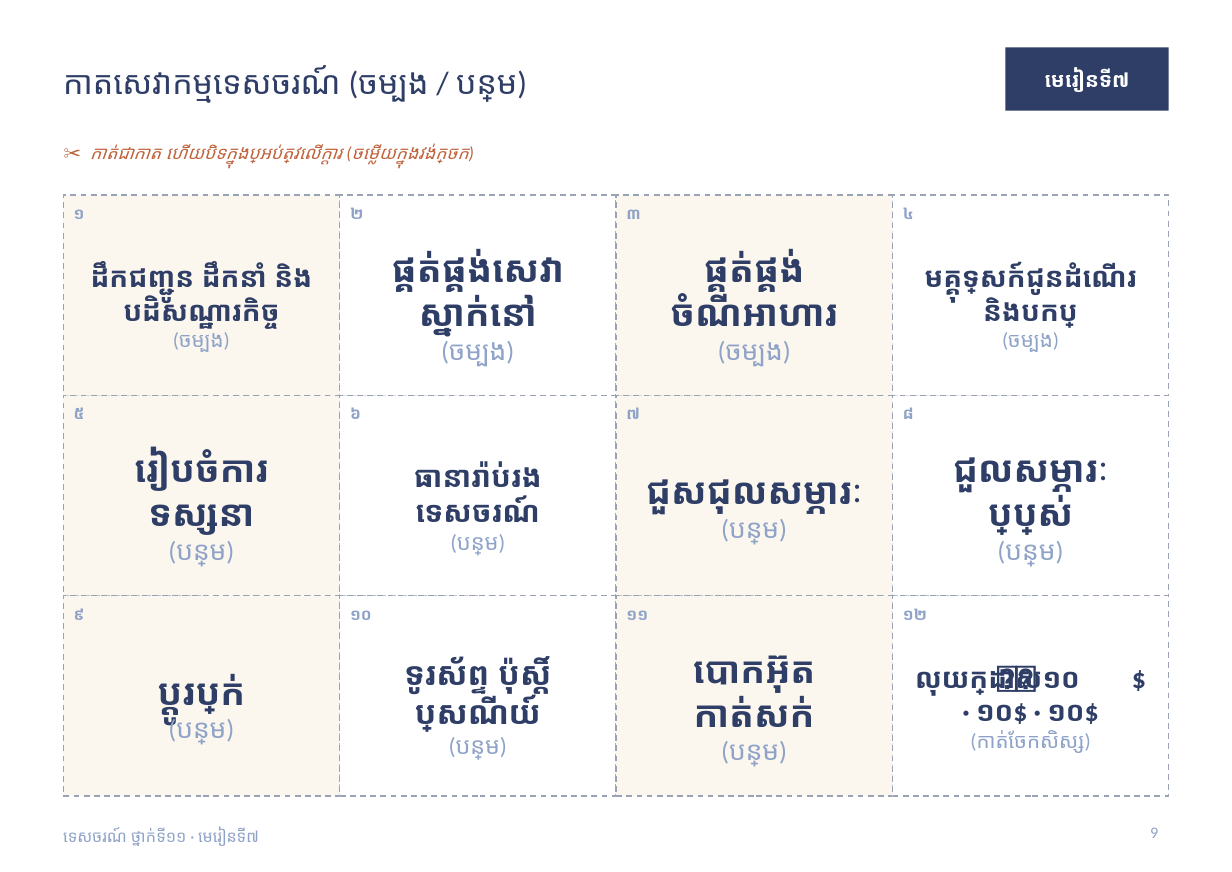
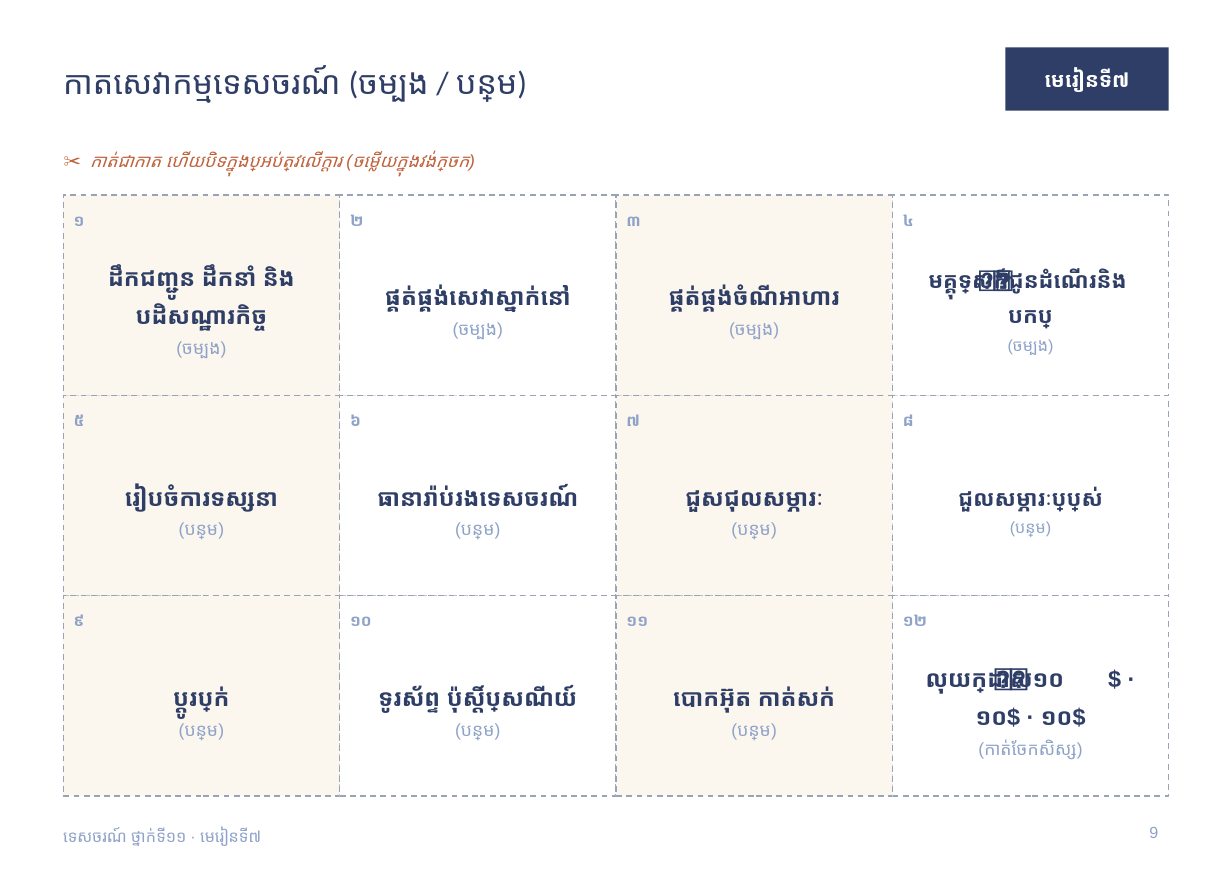
Before and after one commit to khgeo/tourism11, a slide deck: slide 9 of plan/slides/tourism11-lesson-07.pptx. Drawn at 1232x872 pixels with LibreOffice and Linux fonts; fonts in the diff are those of the drawing. Boxes give left, top, right and bottom in pixels: in the first picture for what was removed or moved away, otherwise in the second. Text is boxed around its words. In the diff, an @@ line names an element or a change of style, - is before the commit and + after.

```diff
--- a/plan/slides/tourism11-lesson-07.pptx
+++ b/plan/slides/tourism11-lesson-07.pptx
@@ text "ដឹកជញ្ជូន ដឹកនាំ និងបដិសណ្ឋារកិច្ច" at (108, 265, 295, 358): size 19 to 16 pt in "ដឹកជញ្ជូន ដឹកនាំ និងបដិសណ្ឋារកិច្ច"; font Calibri to Arial; size 14 to 12 pt in "(ចម្បង)"; line spacing 1 to 1.35 @@
@@ text "ផ្គត់ផ្គង់សេវាស្នាក់នៅ" at (385, 284, 571, 339): size 25 to 16 pt in "ផ្គត់ផ្គង់សេវាស្នាក់នៅ"; font Calibri to Arial; size 18 to 12 pt in "(ចម្បង)"; line spacing 1 to 1.35 @@
@@ text "ផ្គត់ផ្គង់ចំណីអាហារ" at (669, 284, 840, 339): size 25 to 16 pt in "ផ្គត់ផ្គង់ចំណីអាហារ"; font Calibri to Arial; size 18 to 12 pt in "(ចម្បង)"; line spacing 1 to 1.35 @@
@@ text "មគ្គុទ្ទេសក៍ជូនដំណើរ និងបកប្រែ" at (928, 268, 1081, 355): size 19 to 15 pt in "មគ្គុទ្ទេសក៍ជូនដំណើរ និងបកប្រែ"; font Calibri to Arial; size 14 to 11 pt in "(ចម្បង)"; line spacing 1 to 1.35 @@
@@ text "រៀបចំការទស្សនា" at (125, 484, 278, 539): size 25 to 16 pt in "រៀបចំការទស្សនា"; font Calibri to Arial; size 18 to 12 pt in "(បន្ថែម)"; line spacing 1 to 1.35 @@
@@ text "ធានារ៉ាប់រងទេសចរណ៍" at (377, 484, 570, 539): size 20 to 16 pt in "ធានារ៉ាប់រងទេសចរណ៍"; font Calibri to Arial; size 15 to 12 pt in "(បន្ថែម)"; line spacing 1 to 1.35 @@
@@ text "ជួសជុលសម្ភារៈ" at (685, 490, 823, 539): size 25 to 16 pt in "ជួសជុលសម្ភារៈ"; font Calibri to Arial; size 18 to 12 pt in "(បន្ថែម)"; line spacing 1 to 1.35 @@
@@ text "ជួលសម្ភារៈប្រើប្រាស់" at (958, 486, 1102, 537): size 25 to 15 pt in "ជួលសម្ភារៈប្រើប្រាស់"; font Calibri to Arial; size 18 to 11 pt in "(បន្ថែម)"; line spacing 1 to 1.35 @@
@@ text "ប្តូរប្រាក់" at (173, 686, 228, 740): size 25 to 16 pt in "ប្តូរប្រាក់"; font Calibri to Arial; size 18 to 12 pt in "(បន្ថែម)"; line spacing 1 to 1.35 @@
@@ text "ទូរស័ព្ទ ប៉ុស្តិ៍ប្រៃសណីយ៍" at (378, 685, 576, 740): size 22 to 16 pt in "ទូរស័ព្ទ ប៉ុស្តិ៍ប្រៃសណីយ៍"; font Calibri to Arial; size 16 to 12 pt in "(បន្ថែម)"; line spacing 1 to 1.35 @@
@@ text "បោកអ៊ុត កាត់សក់" at (673, 686, 834, 740): size 25 to 16 pt in "បោកអ៊ុត កាត់សក់"; font Calibri to Arial; size 18 to 12 pt in "(បន្ថែម)"; line spacing 1 to 1.35 @@
@@ font Calibri to Arial; line spacing 1 to 1.35 in 13 elements at (90, 150, 469, 172), (74, 216, 85, 226), (350, 214, 363, 226), (626, 216, 640, 226), (903, 214, 914, 226), (74, 414, 85, 426), (350, 414, 361, 426), (626, 414, 640, 426), (903, 414, 914, 426), (74, 614, 85, 626), (350, 616, 372, 626), (626, 616, 648, 626), (903, 614, 927, 626) @@
@@ text "លុយក្រដាស ១០$ · ១០$ · ..." at (926, 668, 1086, 759): size 19 to 16 pt in "លុយក្រដាស ១០$ · ១០$ · ១០$"; font Calibri to Arial; size 14 to 12 pt in "(កាត់ចែកសិស្ស)"; line spacing 1 to 1.35 @@
@@ text "ទេសចរណ៍ ថ្នាក់ទី១១ · មេរៀនទី៧" at (63, 827, 261, 846): font Calibri to Arial @@
@@ page number at (1149, 827, 1158, 838): font Calibri to Arial @@
```
Also in this commit, not shown: 12 other slides changed, 23 other files.
